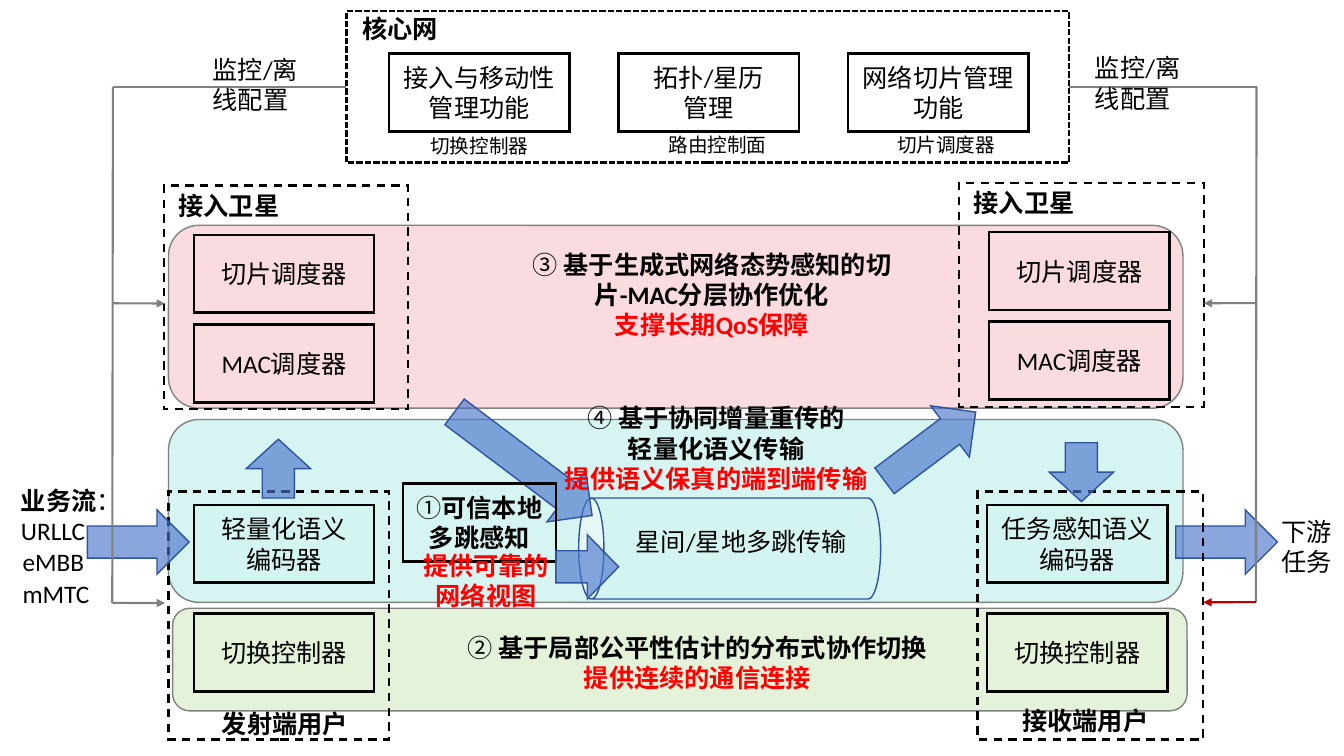
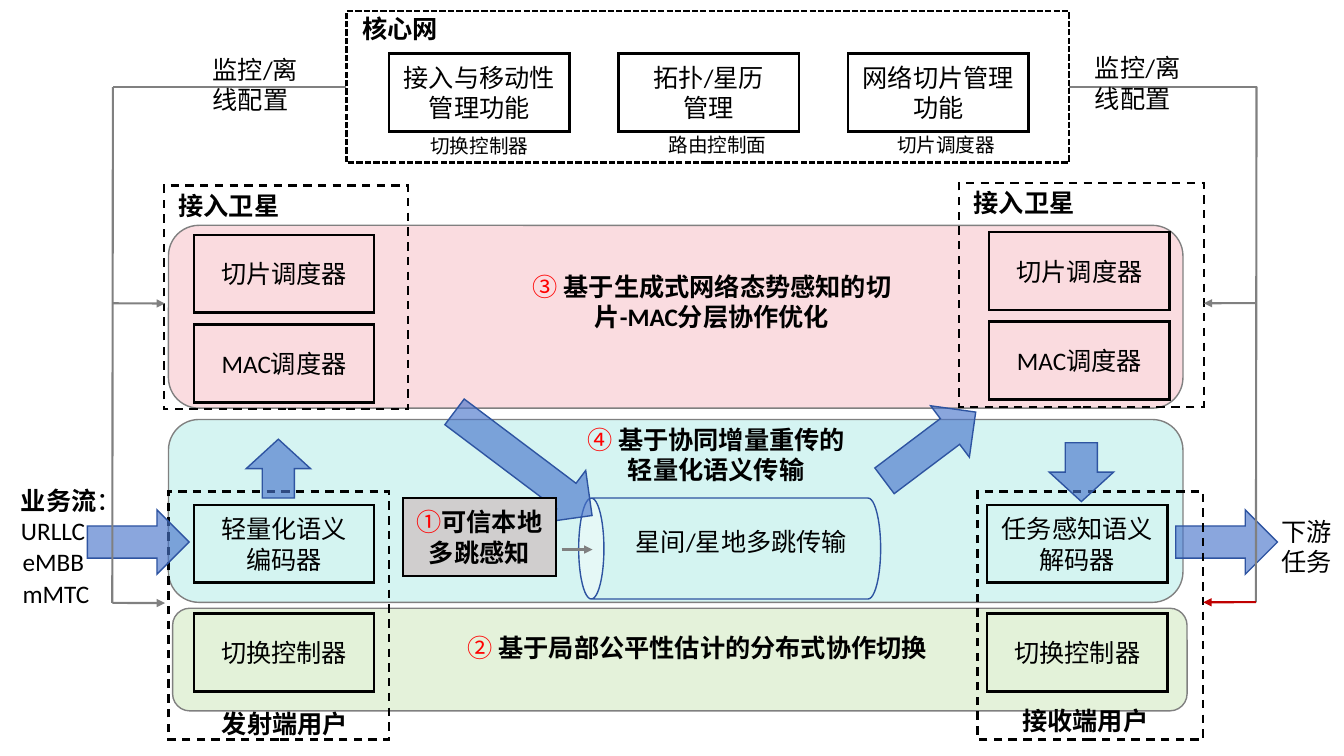
Before and after one commit to Langxiupu/SJTUThesis, a slide deck: slide 1 of figures/ppt/技术耦合.pptx. Drawn at 1344x756 pixels with LibreOffice and Linux fonts; fonts in the diff are those of the drawing. Boxes give left, top, right and bottom in pixels: in the first picture for what was removed or moved away, otherwise in the second. Text is boxed around its words. In the diff, an @@ line names an element or a change of style, - is before the commit and + after.

```diff
--- a/figures/ppt/技术耦合.pptx
+++ b/figures/ppt/技术耦合.pptx
@@ text "③ 基于生成式网络态势感知的切片-MAC分层协作优化" moved from (x1=533, y1=252, x2=892, y2=337) to (x1=533, y1=274, x2=892, y2=329) @@
@@ text "③ 基于生成式网络态势感知的切片-MAC分层协作优化" at (x1=533, y1=274, x2=892, y2=329): text colour #000000 to #FF0000 in "③" @@
@@ text at (x1=615, y1=312, x2=809, y2=337): paragraph removed @@
-支撑长期QoS保障
@@ text "④ 基于协同增量重传的" moved from (x1=565, y1=402, x2=867, y2=494) to (x1=587, y1=427, x2=845, y2=482) @@
@@ text at (x1=587, y1=427, x2=845, y2=452): text colour #000000 to #FF0000 in "④" @@
@@ text at (x1=565, y1=466, x2=867, y2=494): paragraph removed @@
-提供语义保真的端到端传输
@@ rectangle "①可信本地多跳感知" moved from (x1=403, y1=484, x2=557, y2=562) to (x1=403, y1=498, x2=557, y2=576) @@
@@ rectangle "①可信本地多跳感知" at (x1=403, y1=498, x2=557, y2=576): text colour #0D0D0D to #FF0000 in "①可信本地多跳感知"; fill none to #D0CECE @@
@@ right arrow removed at (x1=557, y1=534, x2=619, y2=599) @@
@@ text removed at (x1=423, y1=553, x2=549, y2=611) @@
-提供可靠的
-网络视图
@@ arrow added from (562, 549) to (593, 549), #808080 1.75 pt @@
@@ text in rectangle at (x1=1040, y1=548, x2=1116, y2=571): text changed @@
-编码器
+解码器
@@ text "② 基于局部公平性估计的分布式协作切换" at (x1=468, y1=635, x2=926, y2=660): text colour #000000 to #FF0000 in "②" @@
@@ text at (x1=584, y1=665, x2=811, y2=690): paragraph removed @@
-提供连续的通信连接
```
Also in this commit, not shown: 8 other files.
